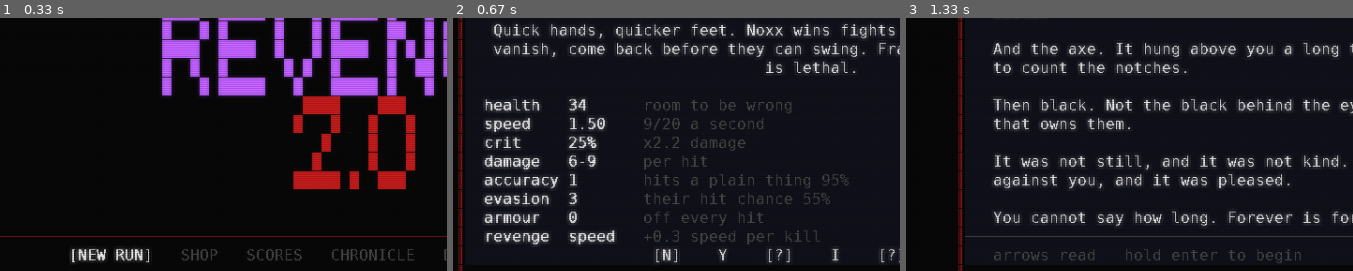
Above: before the commit, frames 1-3 (left to right).
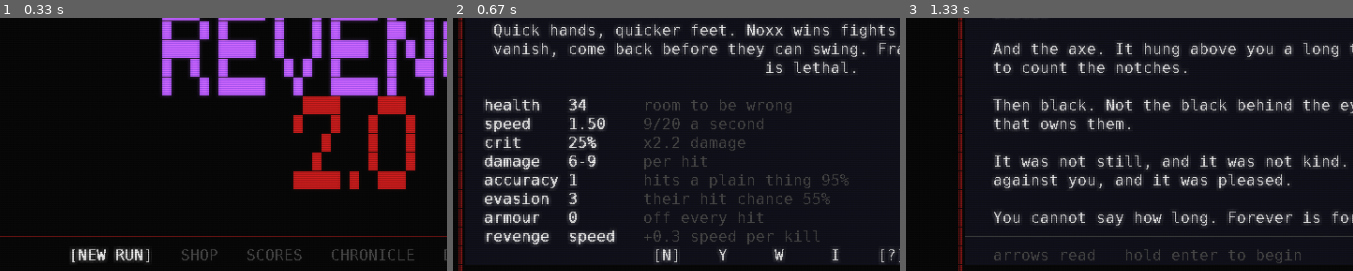
Above: after the commit, the same moments.

Repository: darknoxx/NeverdeadsRevenge2.0
Game: pygame game, started from packaging/windows/run.py
Two runs of this game, one before a commit and one after it. Both use one fixed random seed, a clock stepped at 60 frames per second and the inputs below.
Inputs:
- Up to frame 1 (0.33 s): no input
- Up to frame 2 (0.67 s): tap Enter at 0.33 s
- Up to frame 3 (1.33 s): tap Space at 0.67 s; tap Keypad Enter at 1 s
The pictures show only the part of the screen within x 10-60%, y 36-86%; the shares and areas given below are measured in that part.

Frame 1 is identical in both runs. In frame 2, 0.1% of the frame differs, in the area x 70-76%, y 91-97%; in frame 3, nothing differs.

Commit message:
Walkyrion rides back in
His sheets are here, so the switch that hid him goes back to empty: `UNFINISHED`
is a tuple of names, it held his while he was being redrawn, and a name in or out
of it is the whole of it. The roster's cards and its row of letters -- N Y W I --
are where they always were, because a slot that moved to hide one would have moved
three others with it.

Both views: 216x234 from behind for the arena, 232x242 facing the player for the
roster, trimmed and installed at the size they were drawn, like the other three.

And the test now holds both halves: every hero the game has is a card in its own
slot, and parking one -- the switch, exercised by a monkeypatch rather than by
breaking a hero -- makes his card a look and not a choice, without moving the
roster.

1504 tests green.

Diff:
--- a/src/neverdeads_revenge/desktop/screens/hero_select.py
+++ b/src/neverdeads_revenge/desktop/screens/hero_select.py
@@ -36,8 +36,9 @@
 #: They keep their *slot* -- the order of the cards and the row of hotkeys do not move,
 #: because a slot that moved would move four others with it -- and draw as one of the
 #: "not yet resurrected" ones until they have their art back. A name in here and out
-#: again is the whole switch.
-UNFINISHED: tuple[str, ...] = ("walkyrion",)
+#: again is the whole switch; it is empty today, and Walkyrion is the reason the
+#: switch exists.
+UNFINISHED: tuple[str, ...] = ()
 
 #: How many rows the picture band is, in cells: the block font's own height, and
 #: a *constant* rather than a measurement. The card's layout is the same card for
--- a/tests/test_sdl_front.py
+++ b/tests/test_sdl_front.py
@@ -2962,39 +2962,34 @@
     assert app._dpi() >= 1.0, "a display scale below one is not a display scale"
 
 
-def test_a_hero_whose_sheets_are_being_redrawn_is_a_slot_and_not_a_choice():
-    """Walkyrion's slot while he is redrawn: still in the roster, not selectable.
-
-    The slot keeps its *place*, so the order of the cards and the row of letters under
-    them do not move -- what changed is that the slot draws as one of the "not yet
-    resurrected" ones. So: his name is not among the choices, the roster is the same
-    length, and a confirm on his card begins nothing. (The card can still be *looked*
-    at, which is why the cursor is allowed to rest on it at all.)
-    """
-    from neverdeads_revenge.desktop.screens.hero_select import UNFINISHED
-    from neverdeads_revenge.sdl_front.app import SdlApp
-
-    assert "walkyrion" in UNFINISHED, "this test is about the switch being on"
+def test_the_roster_offers_every_hero_the_game_has(monkeypatch):
+    """Walkyrion is back, and the switch that hid him still works.
+
+    Both halves matter. The roster offers every hero in HEROES, in their own slots
+    -- the order of the cards and the row of letters under them is the picture a
+    player learns -- and the *lock* is a switch that hides one if his sheets ever
+    have to be redrawn again: a name in `UNFINISHED` and he draws as a "not yet
+    resurrected" card, which is a slot and not a choice.
+    """
+    from neverdeads_revenge.desktop.screens import hero_select
+    from neverdeads_revenge.game.actors import HEROES
+    from neverdeads_revenge.sdl_front.app import SdlApp
+
+    assert hero_select.UNFINISHED == (), "a hero is still parked"
 
     app = SdlApp(seed=3, no_sound=True)
     app.open_hero_select()
     screen = app.screens[-1]
-    chosen = [hero.key if hero is not None else None for hero in screen.slots]
-    assert "walkyrion" not in chosen, f"a locked hero is still a choice: {chosen}"
-    assert len(chosen) == 6, f"the roster changed length: {chosen}"
-
-    # Walk to his card, look at it, and try to begin: the choice must stay on the
-    # screen and no run must be behind it.
-    app.key("right")
-    app.key("right")
-    assert screen.current is None, "his slot is not where it was"
-    app.key("enter")
-    assert type(app.screens[-1]).__name__ == "HeroSelectScreen", "a locked card began a run"
-    assert app.run is None, "a locked card began a run"
-
-    # And the neighbouring slots still work, so the lock is one slot and not a wall.
-    app.key("right")
-    assert screen.current is not None and screen.current.key == "inferno", screen.current
+    keys = [hero.key if hero is not None else None for hero in screen.slots]
+    assert keys[: len(HEROES)] == list(HEROES), "the cards are not in their slots"
+    assert keys[len(HEROES) :] == [None, None], "the future heroes lost their slots"
+
+    # And the switch: park him, and his slot is a card to look at, not to choose.
+    monkeypatch.setattr(hero_select, "UNFINISHED", ("walkyrion",))
+    parked = [hero.key if hero is not None else None for hero in screen.slots]
+    assert "walkyrion" not in parked
+    assert len(parked) == len(keys), "parking a hero moved the roster"
+
 
 def test_the_order_strip_is_reserved_before_the_panels():
     """The strip was the leftover, and on a narrow grid there is no leftover.
Binary file changed: src/neverdeads_revenge/desktop/sprites/Walkyrion.png
Binary file changed: src/neverdeads_revenge/desktop/sprites/portraits/Walkyrion.png
